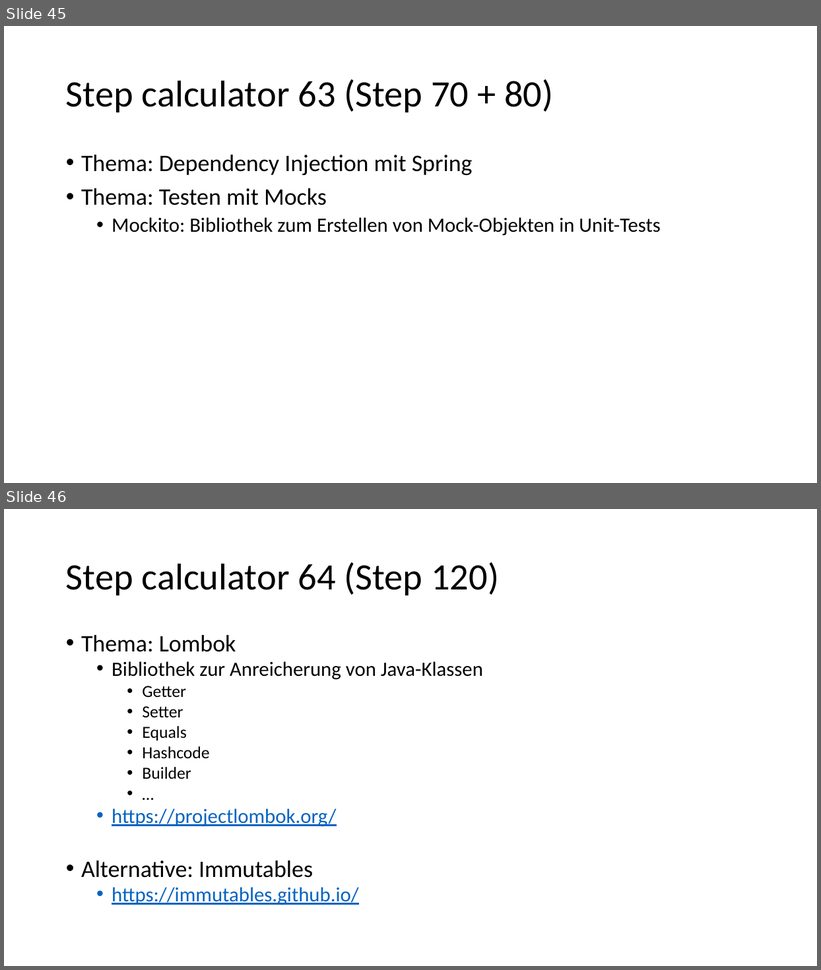
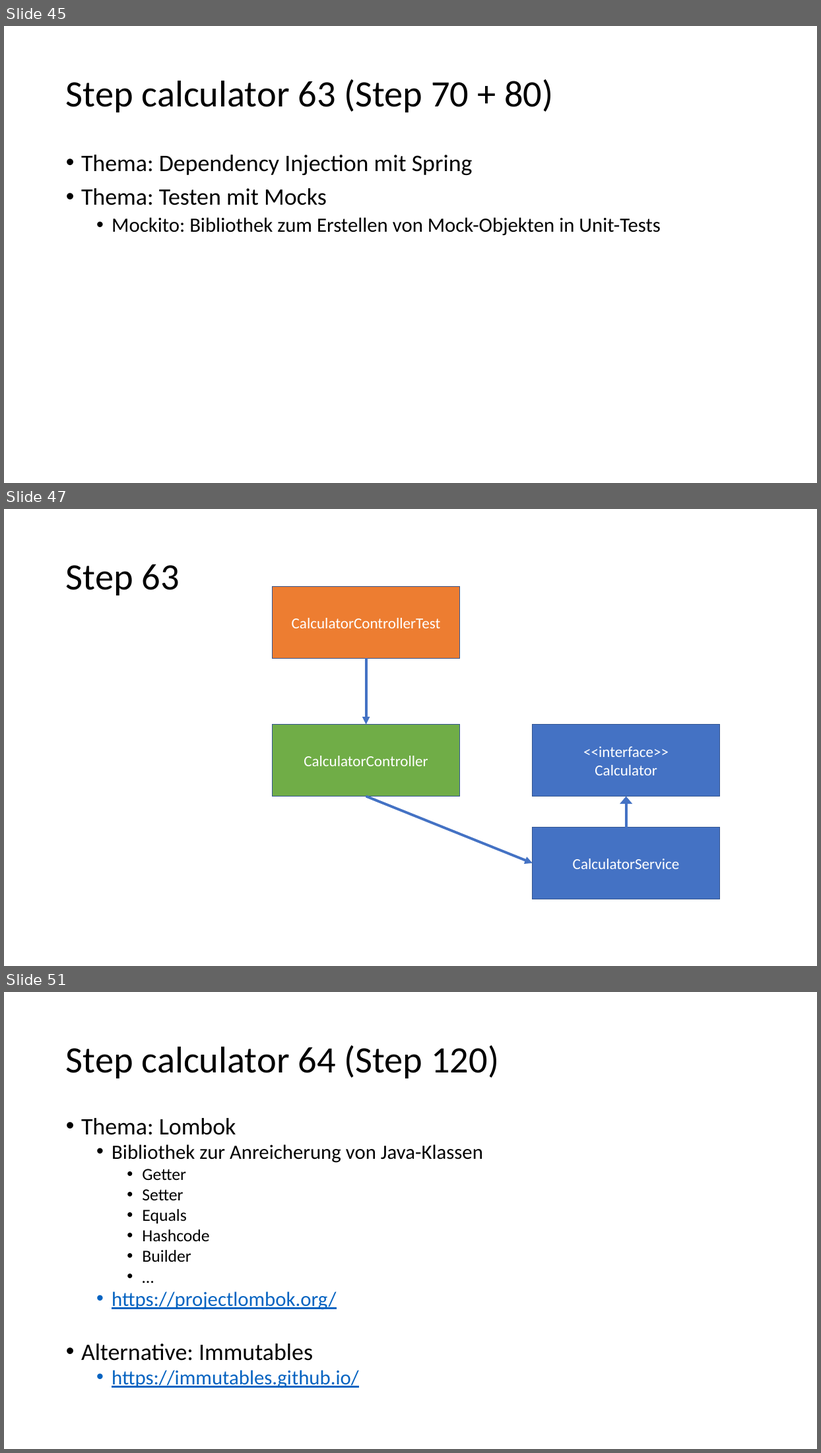
Before and after one commit to igeldo/PR4-SoSe23, a slide deck: Java-Starter.pptx. Shown one above the other, each under a label of ours: slides 45 and 46 before the commit, slides 45, 47 and 51 after it; the slides between them are not shown. The pictures are 821x970 and 821x1453 pixels, drawn with LibreOffice and Linux fonts; fonts in the diff are those of the drawing. Boxes give left, top, right and bottom in pixels: in the first picture for what was removed or moved away, otherwise in the second. Text is boxed around its words. In the diff, an @@ line names an element or a change of style, - is before the commit and + after.

```diff
--- a/Java-Starter.pptx
+++ b/Java-Starter.pptx
@@ slide 47 added at [4,509,817,966], background #FFFFFF @@
@@ title added at [66,564,180,595], 44 pt, text #000000 @@
+Step 63
@@ rectangle added at [273,586,459,658], fill #ED7D31, outline #325491 1 pt, 18 pt, text #FFFFFF @@
+CalculatorControllerTest
@@ arrow added from (366, 658) to (366, 725), #4472C4 3 pt @@
@@ rectangle added at [273,725,459,797], fill #70AD47, outline #325491 1 pt, 18 pt, text #FFFFFF @@
+CalculatorController
@@ rectangle added at [533,725,720,797], fill #4472C4, outline #325491 1 pt, 18 pt, text #FFFFFF @@
+<<interface>>
+Calculator
@@ arrow added from (366, 796) to (533, 863), #4472C4 3 pt @@
@@ arrow added from (626, 827) to (626, 796), #4472C4 3 pt @@
@@ rectangle added at [533,827,720,900], fill #4472C4, outline #325491 1 pt, 18 pt, text #FFFFFF @@
+CalculatorService
@@ what was slide 46 is now slide 51 @@
```
Also in this commit, not shown: 4 slides changed, 5 other slides added.
